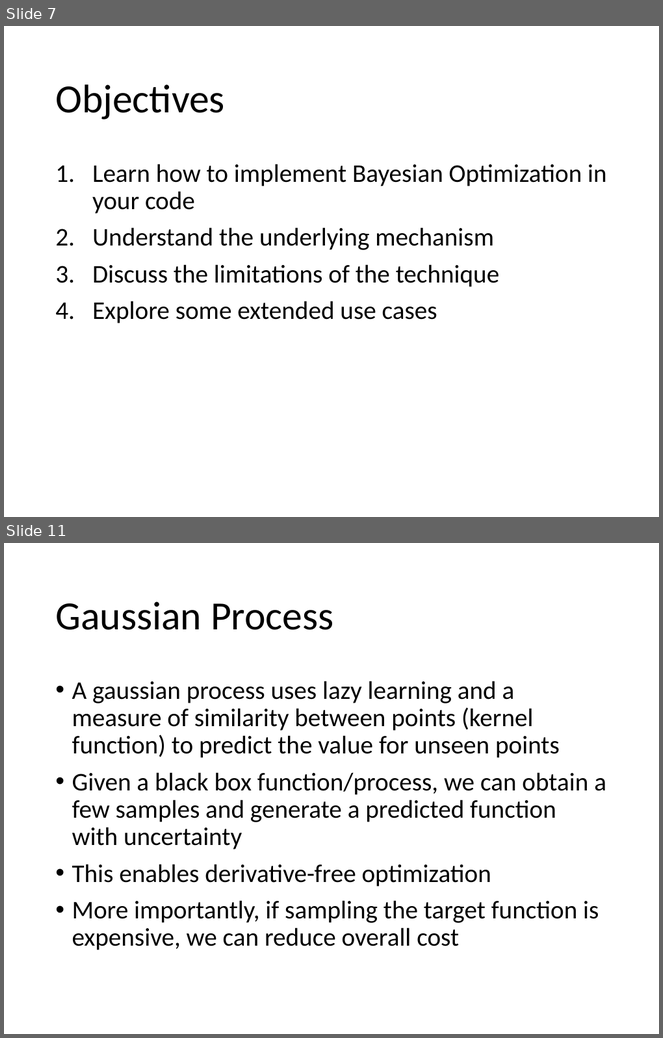
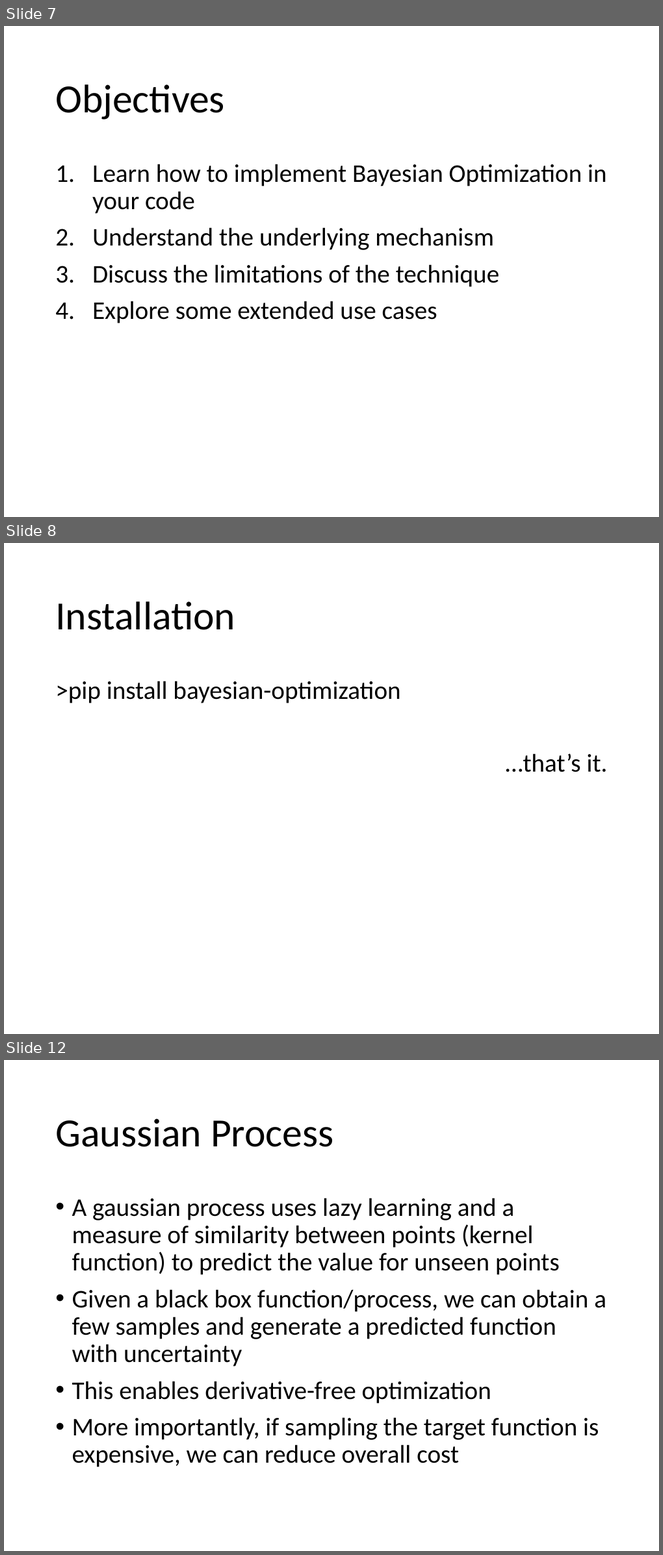
Before and after one commit to jkingphd/practical_bayes_opt, a slide deck: Data_science_nashville_jkk.pptx. Shown one above the other, each under a label of ours: slides 7 and 11 before the commit, slides 7, 8 and 12 after it; the slides between them are not shown. The pictures are 663x1038 and 663x1555 pixels, drawn with LibreOffice and Linux fonts; fonts in the diff are those of the drawing. Boxes give left, top, right and bottom in pixels: in the first picture for what was removed or moved away, otherwise in the second. Text is boxed around its words. In the diff, an @@ line names an element or a change of style, - is before the commit and + after.

```diff
--- a/Data_science_nashville_jkk.pptx
+++ b/Data_science_nashville_jkk.pptx
@@ slide 8 added at box(4, 543, 659, 1034), background #FFFFFF @@
@@ title added at box(55, 601, 235, 630), 44 pt, text #000000 @@
+Installation
@@ text added at box(55, 681, 608, 772), 28 pt, text #000000 @@
+>pip install bayesian-optimization
+…that’s it.
@@ what was slide 11 is now slide 12 @@
```
Also in this commit, not shown: 5 slides changed, 2 other slides added, 2 slides removed, 9 other files.
